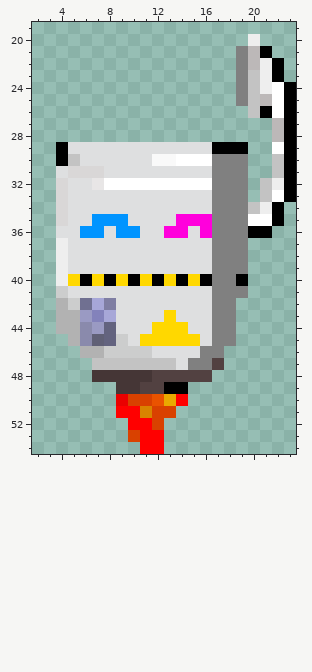
Pixel-art sprite -- sprites/images/launcherret_1.png. Above: the version before the commit.
The file is 24x55 pixels. Colours within 5 levels of each other are drawn and written as one. Shown: x 2..23, y 19..54.
After the commit:
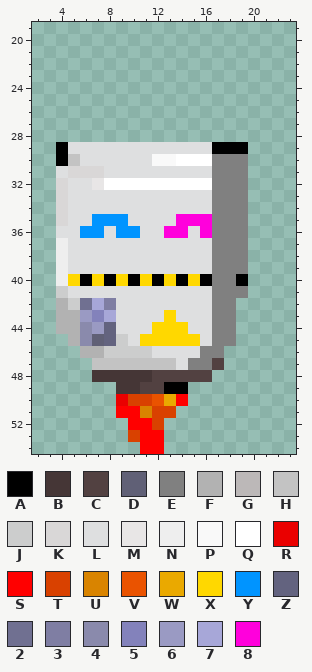
Palette (. is transparent): A #000000  B #453636  C #524141  D #606076  E #808080  F #b2b2b2  G #bcb8b8  H #c3c3c3  J #cccdcd  K #d9d7d7  L #dedfe0  M #e8e6e6  N #eeeeee  P #f9f9f9  Q #ffffff  R #ea0000  S #ff0000  T #d94100  U #d98400  V #ea5300  W #eaa900  X #ffd800  Y #0094ff  Z #63637f  2 #707091  3 #7f7ea3  4 #8a8aac  5 #8382bb  6 #9a9ac3  7 #a7a7d8  8 #ff00dc
From old to new:
The author cleared colour A in row 21 at x 21; in rows 22 to 23 at x 22; in rows 24 to 25 at x 23; in row 26 at x 21 and 23; in rows 27 to 33 at x 23; in rows 34 to 35 at x 22.
The author cleared colour A in row 36 at x 20 to 21.
The author cleared colour E in rows 21 to 25 at x 19.
The author cleared colour G in rows 21 to 22 at x 20; in row 25 at x 21; in rows 27 to 28 at x 22.
The author cleared colour H in rows 23 to 26 at x 20; in rows 30 to 31 at x 22; in rows 32 to 33 at x 21; in row 34 at x 20.
The author cleared colour N in row 20 at x 20; in rows 22 to 24 at x 21; in row 32 at x 22; in row 34 at x 21.
The author cleared colour Q in rows 24 to 26 at x 22; in row 29 at x 22; in row 33 at x 22; in row 35 at x 20 to 21.
